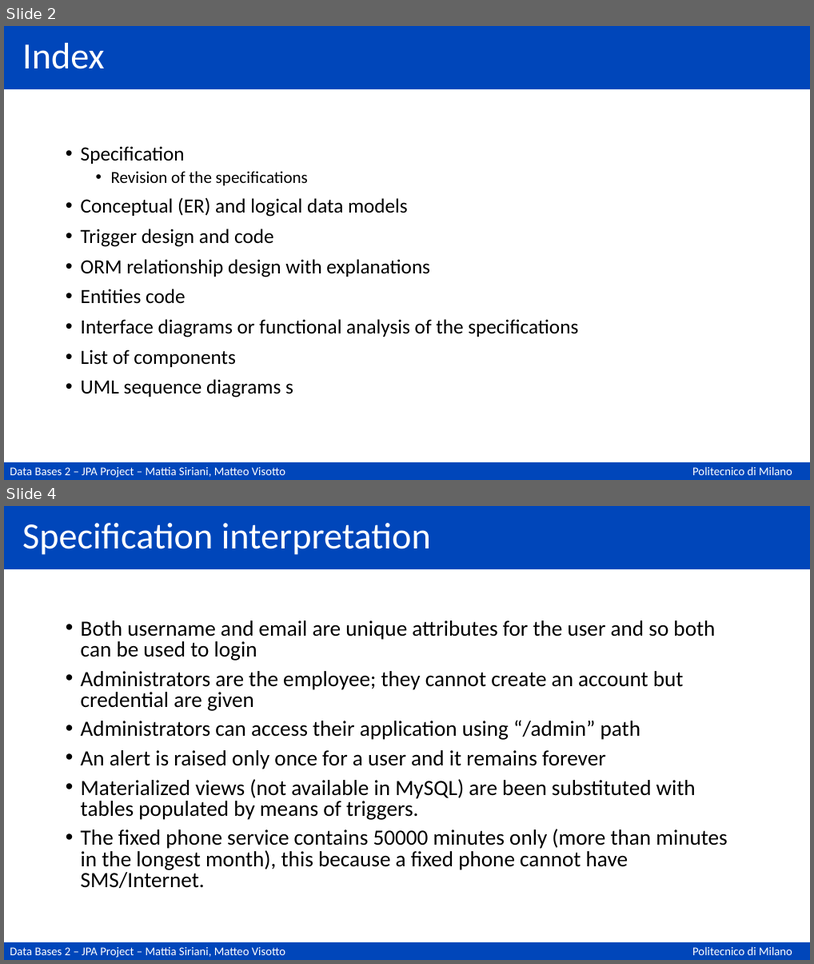
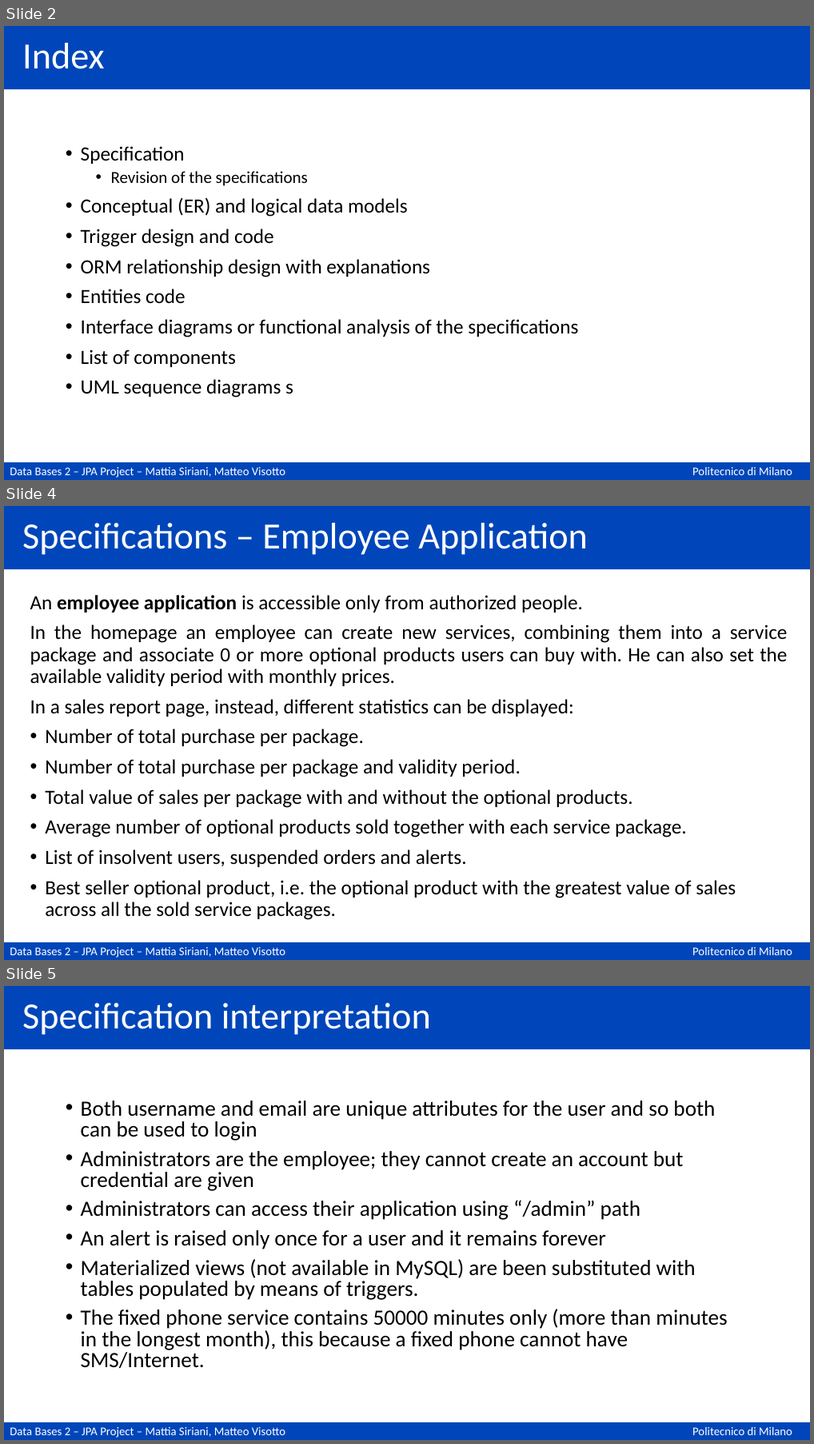
Before and after one commit to matteovisotto/DB2-SirianiVisotto, a slide deck: Documentation.pptx. Shown one above the other, each under a label of ours: slides 2 and 4 before the commit, slides 2, 4 and 5 after it; the slides between them are not shown. The pictures are 814x964 and 814x1444 pixels, drawn with LibreOffice and Linux fonts; fonts in the diff are those of the drawing. Boxes give left, top, right and bottom in pixels: in the first picture for what was removed or moved away, otherwise in the second. Text is boxed around its words. In the diff, an @@ line names an element or a change of style, - is before the commit and + after.

```diff
--- a/Documentation.pptx
+++ b/Documentation.pptx
@@ slide 4 added at box(4, 506, 810, 960), background #FFFFFF; not listed: 3 template elements that a slide beside it also shows @@
@@ title added at box(22, 523, 588, 555), 44 pt, text #FFFFFF @@
+Specifications – Employee Application
@@ text added at box(30, 595, 788, 920), 24 pt, text #000000 @@
+An employee application is accessible only from authorized people.
+In the homepage an employee can create new services, combining them into a service package and associate 0 or more optional products users can buy with. He can also set the available validity period with monthly prices.
+In a sales report page, instead, different statistics can be displayed:
+• Number of total purchase per package.
+• Number of total purchase per package and validity period.
+• Total value of sales per package with and without the optional products.
+• Average number of optional products sold together with each service package.
+• List of insolvent users, suspended orders and alerts.
+• Best seller optional product, i.e. the optional product with the greatest value of sales across all the sold service packages.
@@ what was slide 4 is now slide 5 @@
```
Also in this commit, not shown: 1 other slide added, 1 slide removed.
